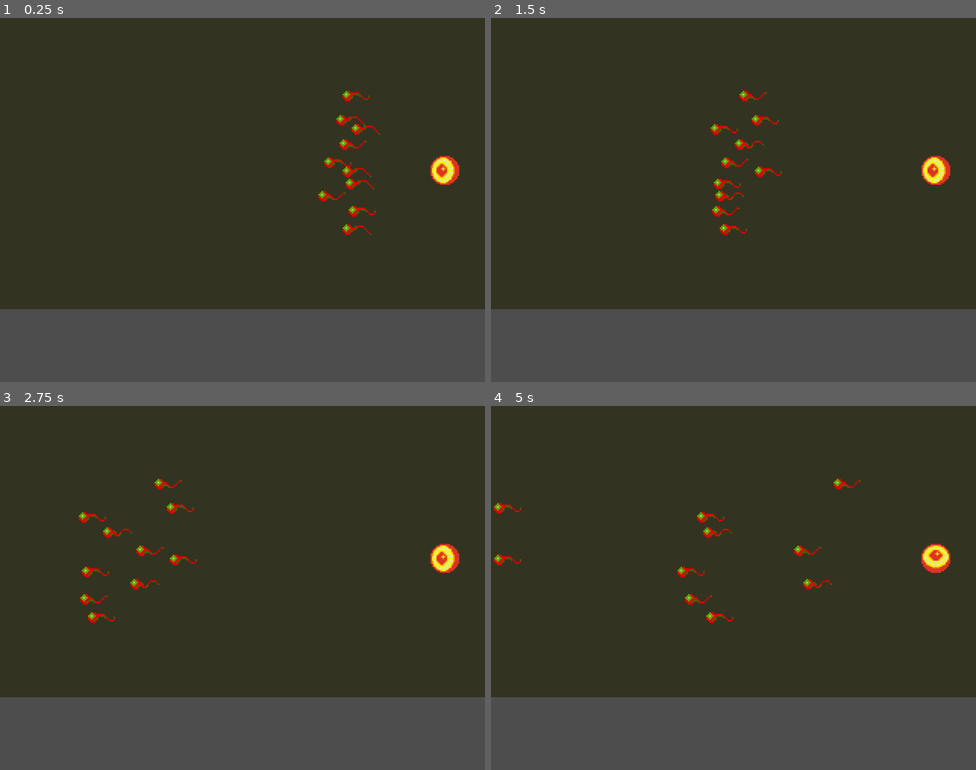
Above: before the commit, frames 1-4 (two rows, left to right).
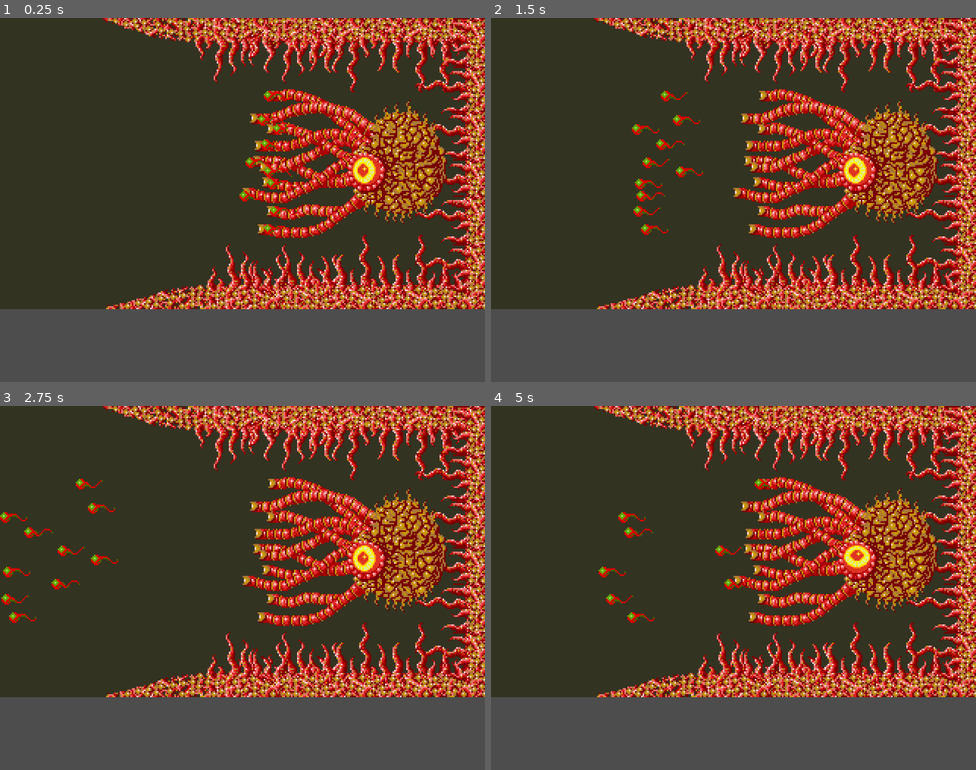
Above: after the commit, the same moments.

Repository: chaossource/menace-reverse-engineering
Game: Godot game, scene res://scenes/level1_boss.tscn
Same seed, same stepped clock (60 frames per second), same inputs: the game is played once before the commit and once after it. This scene is started directly instead of the project's main scene.
Inputs:
- Up to frame 1 (0.25 s): no input
- Up to frame 2 (1.5 s): tap Enter at 0.5 s; hold D (move_right) 0.53-1.28 s; hold Space (shoot) 0.53-1.28 s; hold S (move_down) from 1.28 s (still down); tap Space (shoot) at 1.35 s
- Up to frame 3 (2.75 s): release S (move_down) at 2.03 s; hold D (move_right) from 2.03 s (still down); hold Space (shoot) from 2.03 s (still down)
- Up to frame 4 (5 s): release D (move_right) at 2.78 s; release Space (shoot) at 2.78 s; hold W (move_up) 2.78-3.53 s; tap Space (shoot) at 2.85, 4.35 s; hold Space (shoot) 3.53-4.28 s; hold A (move_left) from 3.53 s (still down)

The runs differ from the first frame. In frame 1, 28% of the frame differs, in the area x 21-100%, y 0-80%; in frame 2, 29%; in frame 3, 29%, in the area x 0-100%, y 0-80%; in frame 4, 29%.

Commit message:
Draw the level 1 tentacle body behind the boss eye.
$737E0 expands the 256×192 foreground picture at $3F908. On the frozen fight it sits at screen (67, 0), with the eye and tadpoles in front.

Diff:
--- a/menace-re/godot/scenes/level1_boss.tscn
+++ b/menace-re/godot/scenes/level1_boss.tscn
@@ -5,9 +5,11 @@
 [node name="Level1Boss" type="Node2D"]
 texture_filter = 1
 script = ExtResource("1_boss")
+end_script = 1
 
 [node name="Sky" type="ColorRect" parent="."]
-offset_right = 384.0
+z_index = -1
+offset_right = 320.0
 offset_bottom = 192.0
 mouse_filter = 2
 color = Color(0.2, 0.2, 0.133333, 1)
--- a/menace-re/godot/scripts/level1_boss.gd
+++ b/menace-re/godot/scripts/level1_boss.gd
@@ -1,5 +1,5 @@
 extends Node2D
-## Level 1 boss bobs (loader level 0, SEA OF KARNAUGH).
+## Level 1 boss (loader level 0, SEA OF KARNAUGH).
 ##
 ## The driver at $74900 installs one of the three scripts after the zero long
 ## at $3C8E0. This node runs that path machine at the movement rate (25 Hz)
@@ -8,6 +8,10 @@
 ## Sprite 2 (timeout mines) has no cut. Those slots stay hidden.
 ## Border quadrants and the mouth are not in these scripts, so they are not drawn.
 ##
+## The body is not a bob. $737E0 paints it into the foreground while the
+## level scrolls off: 16 columns from the mask and packed planes at $3F908.
+## On the frozen window it sits at screen (67, 0), behind the eye.
+##
 ## A level instances this node. Set end_script before it enters the tree:
 ##   1 fight ($3D21A), 2 death explosions ($3DFFA), 3 timeout eye ($3E624).
 
@@ -17,6 +21,12 @@
 const EYE := "enemy-l0-guardian-eye"
 const TADPOLE := "enemy-l0-tadpole"
 const EXPLOSION := "enemy-l0-explosion"
+## Path words are not screen pixels. The bob blit subtracts 16 and the
+## frozen foreground window (body column 0) is 37 pixels left of the
+## pf2offset/scroll formula. 16 + 37 lands one pixel off the socket;
+## 52 puts stored (282, 90) on screen (230, 90), inside the ring.
+const SCREEN_DX := 52
+const BODY_X := 67
 
 # Retail records, size word stripped. Bytes match level image $3D21A / $3DFFA / $3E624.
 const FIGHT := [
@@ -69,10 +79,27 @@
 
 func _ready() -> void:
 	texture_filter = CanvasItem.TEXTURE_FILTER_NEAREST
+	_add_body()
 	_frames[3] = _load_frames(EYE, 4)
 	_frames[4] = _load_frames(EXPLOSION, 9)
 	_frames[5] = _load_frames(TADPOLE, 4)
 	_load_script(end_script)
+
+
+func _add_body() -> void:
+	var image := Image.new()
+	var err := image.load_png_from_buffer(FileAccess.get_file_as_bytes("res://sprites/level1/tentacle-body.png"))
+	if err != OK:
+		push_error("missing tentacle body (%d)" % err)
+		return
+	var sprite := Sprite2D.new()
+	sprite.name = "Body"
+	sprite.centered = false
+	sprite.texture_filter = CanvasItem.TEXTURE_FILTER_NEAREST
+	sprite.z_index = 0
+	sprite.position = Vector2(BODY_X, 0)
+	sprite.texture = ImageTexture.create_from_image(image)
+	add_child(sprite)
 
 
 func _process(delta: float) -> void:
@@ -138,7 +165,7 @@
 			sprite.visible = false
 			continue
 		sprite.visible = true
-		sprite.position = Vector2(alien.x(), alien.y())
+		sprite.position = Vector2(alien.x() - SCREEN_DX, alien.y())
 		sprite.texture = sheet[alien.anim() % sheet.size()]
 
 
Binary file added: menace-re/godot/sprites/level1/tentacle-body.png
